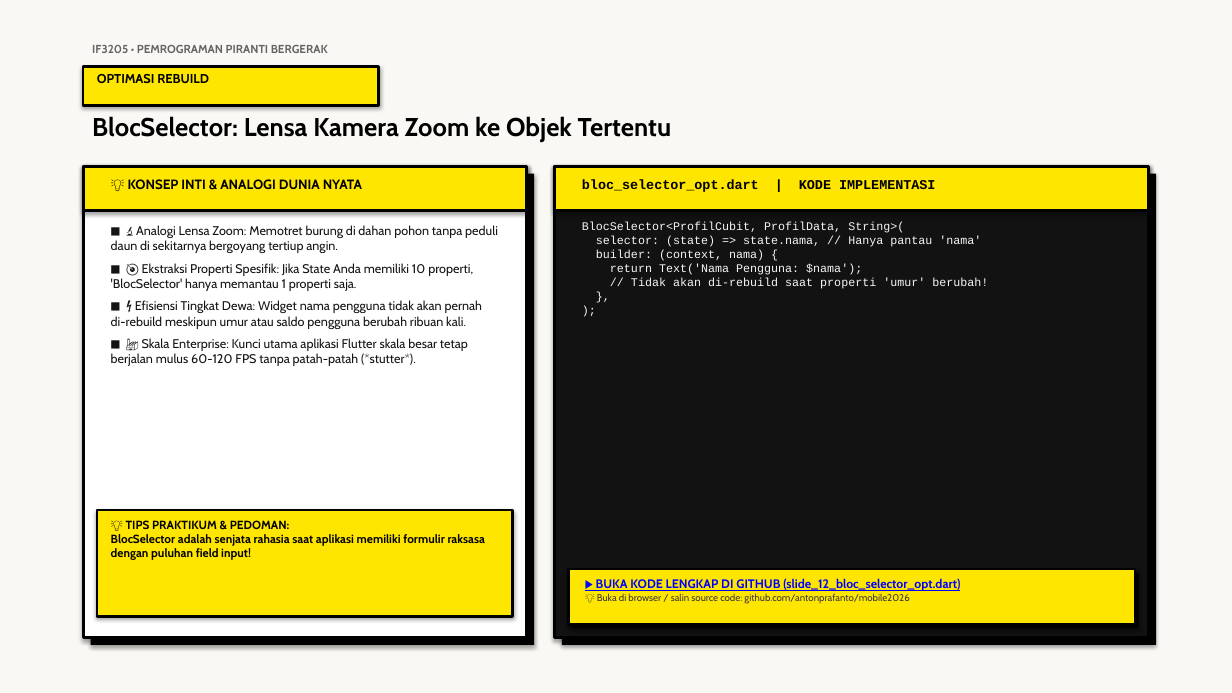
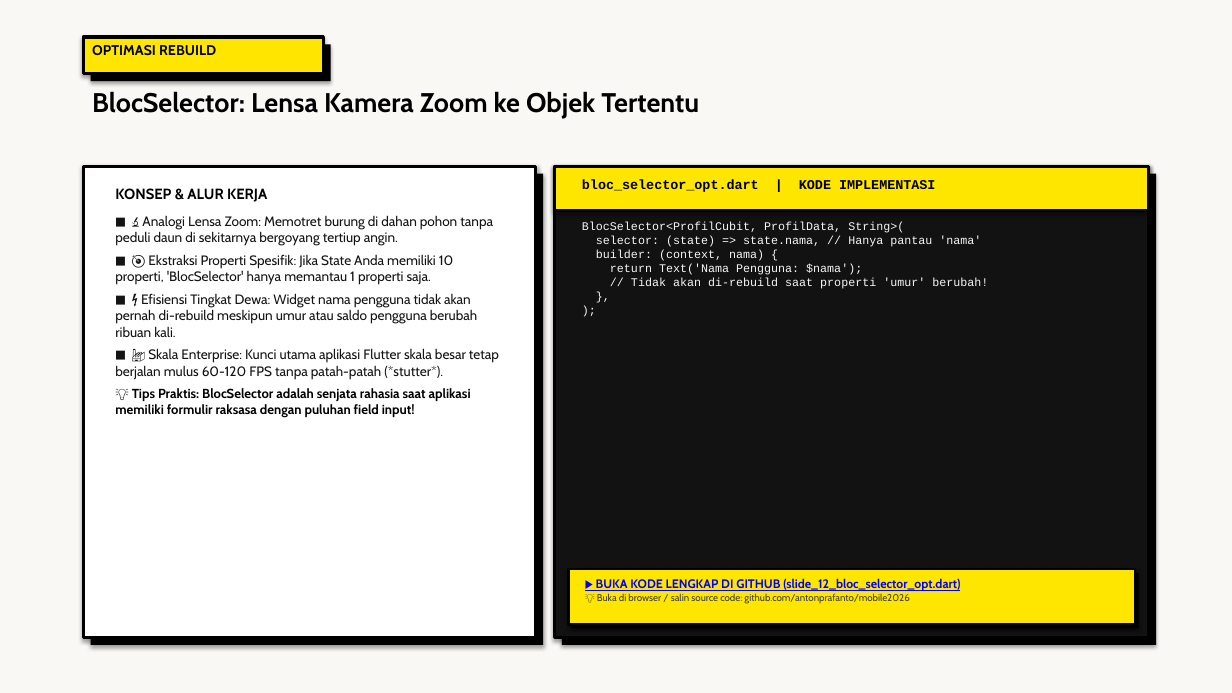
Before and after one commit to antonprafanto/mobile2026, a slide deck: slide 12 of 03_slide_presentasi/PERTEMUAN_06_State_Management_Cubit_dan_BLoC.pptx. Drawn at 1232x693 pixels with LibreOffice and Linux fonts; fonts in the diff are those of the drawing. Boxes give left, top, right and bottom in pixels: in the first picture for what was removed or moved away, otherwise in the second. Text is boxed around its words. In the diff, an @@ line names an element or a change of style, - is before the commit and + after.

Commit message:
style(presentation): standardisasi tipografi dan ukuran font seluruh slide P1-P3 dan P5-P7 sesuai standar emas PPT 4

```diff
--- a/03_slide_presentasi/PERTEMUAN_06_State_Management_Cubit_dan_BLoC.pptx
+++ b/03_slide_presentasi/PERTEMUAN_06_State_Management_Cubit_dan_BLoC.pptx
@@ text "OPTIMASI REBUILD": place and size @@
-text "OPTIMASI REBUILD" at (97,74,209,83)
+text "OPTIMASI REBUILD" at (92,45,216,56)
@@ text "OPTIMASI REBUILD" at (92,45,216,56): size 10 to 11 pt @@
@@ rectangle added at (83,37,323,74), fill #FFE600, outline #000000 2.5 pt @@
@@ rectangle: place and size @@
-rectangle at (83,67,379,105)
+rectangle at (91,44,331,81)
@@ rectangle at (91,44,331,81): fill #FFE600 to #000000; outline #000000 2 pt to none @@
@@ text removed at (92,45,328,53) @@
-IF3205 • PEMROGRAMAN PIRANTI BERGERAK
@@ text "BlocSelector: Lensa Kamera Zoom ke ...": place and size @@
-text "BlocSelector: Lensa Kamera Zoom ke ..." at (92,116,672,142)
+text "BlocSelector: Lensa Kamera Zoom ke ..." at (92,91,699,119)
@@ text "BlocSelector: Lensa Kamera Zoom ke ..." at (92,91,699,119): size 20 to 21 pt @@
@@ rectangle: place and size @@
-rectangle at (83,166,527,638)
+rectangle at (83,166,536,638)
@@ rectangle removed at (83,166,527,211) @@
@@ rectangle: place and size @@
-rectangle at (91,174,534,645)
+rectangle at (91,174,543,645)
@@ text removed at (128,179,362,189) @@
-💡 KONSEP INTI & ANALOGI DUNIA NYATA
@@ text "KONSEP & ALUR KERJA": place and size @@
-text "KONSEP & ALUR KERJA" at (111,225,498,366)
+text "KONSEP & ALUR KERJA" at (115,188,499,417)
@@ text at (115,188,267,202): paragraph added @@
+KONSEP & ALUR KERJA
@@ text at (115,215,499,380): size 9.8 to 10.6 pt in "■ 🔬 Analogi Lensa Zoom: Memotret burung ...", "■ 🎯 Ekstraksi Properti Spesifik: Jika State ...", "■ ⚡ Efisiensi Tingkat Dewa: Widget nama ...", "■ 🏭 Skala Enterprise: Kunci utama aplikasi ..."; less space between paragraphs @@
@@ text at (115,388,471,417): paragraph added @@
+💡 Tips Praktis: BlocSelector adalah senjata rahasia saat aplikasi memiliki formulir raksasa dengan puluhan field input!
@@ rectangle removed at (97,510,513,616) @@
@@ text removed at (111,520,485,560) @@
-💡 TIPS PRAKTIKUM & PEDOMAN:
-BlocSelector adalah senjata rahasia saat aplikasi memiliki formulir raksasa dengan puluhan field input!
```
Also in this commit, not shown: 17 other slides changed, 11 other files.
